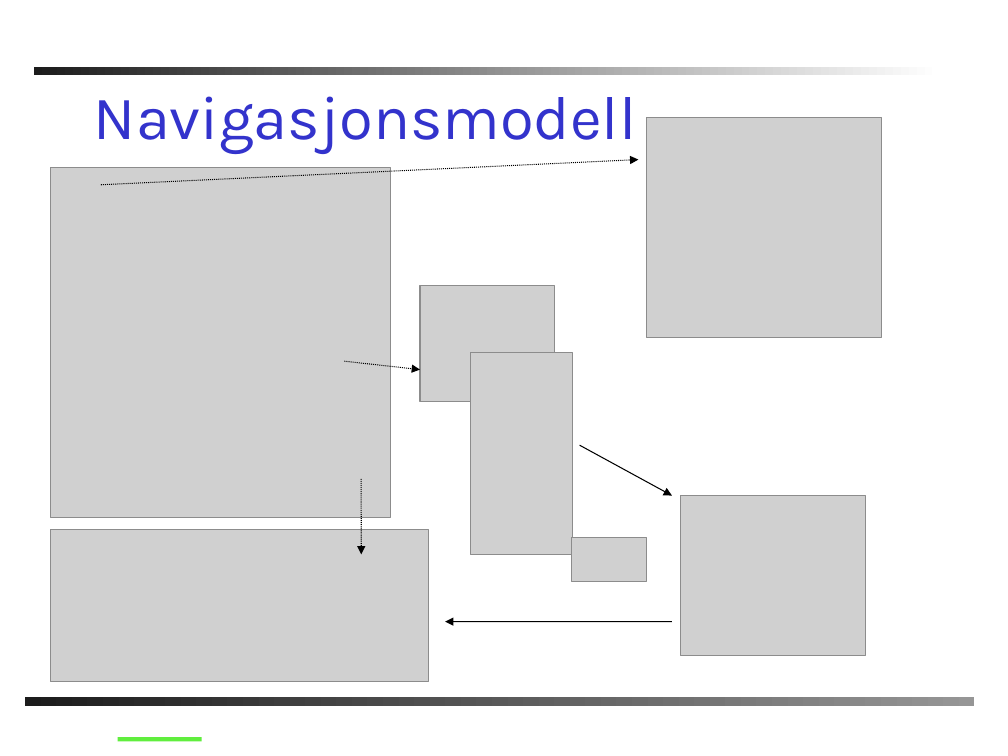
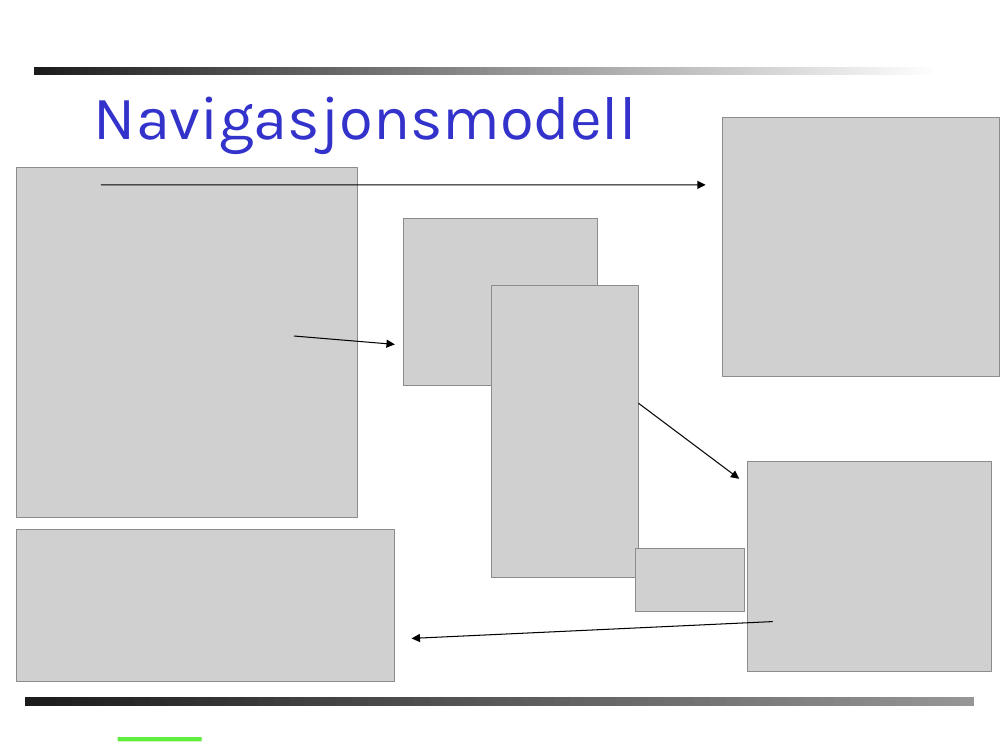
Before and after one commit to windygu/AnkhSVN, a slide deck: slide 9 of doc/powerpoint/Subversion_addin_for_VS.NET.ppt. Drawn at 1008x756 pixels with LibreOffice and Linux fonts; fonts in the diff are those of the drawing; grey boxes stand for pictures; background and template pictures are left out. Boxes give left, top, right and bottom in pixels: in the first picture for what was removed or moved away, otherwise in the second. Text is boxed around its words. In the diff, an @@ line names an element or a change of style, - is before the commit and + after.

```diff
--- a/doc/powerpoint/Subversion_addin_for_VS.NET.ppt
+++ b/doc/powerpoint/Subversion_addin_for_VS.NET.ppt
@@ picture: place and size @@
-picture at box(647, 118, 882, 338)
+picture at box(723, 118, 1000, 377)
@@ picture: place and size @@
-picture at box(50, 168, 391, 517)
+picture at box(17, 168, 358, 517)
@@ arrow moved from (101, 184) - (638, 159) to (101, 184) - (706, 184) @@
@@ arrow (101, 184) - (706, 184): stroke #000000 0.74 pt dashed to #000000 0.74 pt @@
@@ picture: place and size @@
-picture at box(420, 285, 554, 401)
+picture at box(403, 219, 598, 386)
@@ picture: place and size @@
-picture at box(471, 353, 573, 554)
+picture at box(491, 285, 638, 577)
@@ arrow moved from (345, 361) - (420, 370) to (294, 336) - (395, 345) @@
@@ arrow (294, 336) - (395, 345): stroke #000000 0.74 pt dashed to #000000 0.74 pt @@
@@ arrow moved from (580, 446) - (672, 496) to (638, 403) - (739, 479) @@
@@ arrow removed from (361, 479) to (361, 554) @@
@@ picture: place and size @@
-picture at box(572, 537, 647, 581)
+picture at box(748, 462, 992, 672)
@@ picture: place and size @@
-picture at box(50, 529, 428, 681)
+picture at box(17, 529, 395, 681)
@@ picture: place and size @@
-picture at box(680, 496, 865, 656)
+picture at box(636, 548, 745, 611)
@@ arrow moved from (672, 622) - (446, 622) to (773, 622) - (411, 638) @@
```
Also in this commit, not shown: 15 other slides changed, 2 slides added, 2 slides removed.
